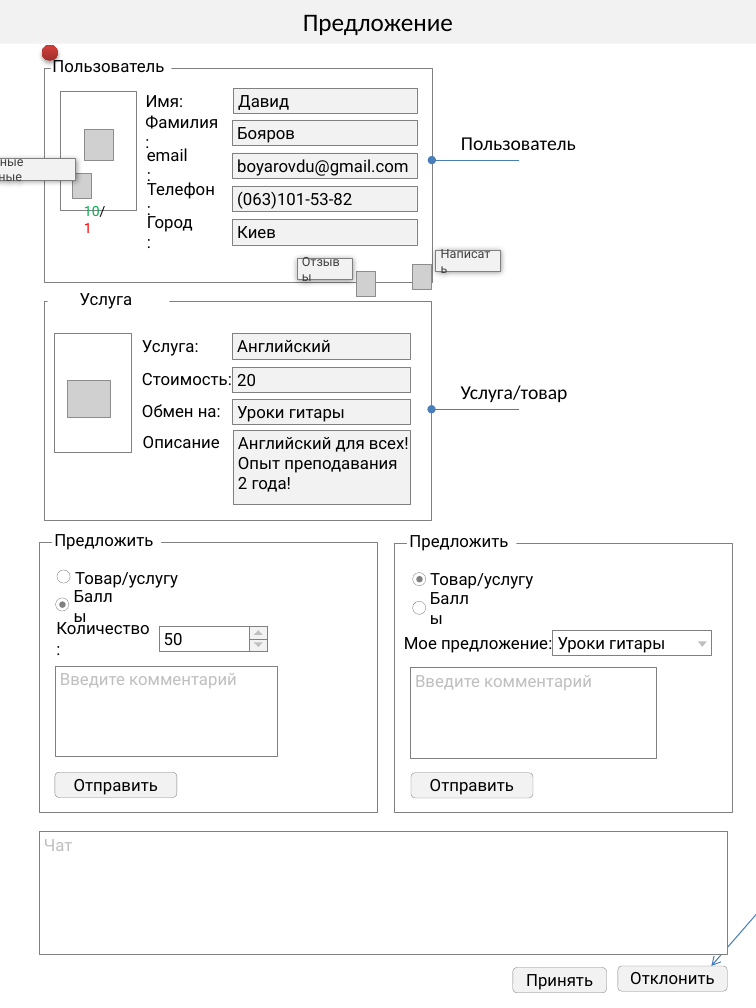
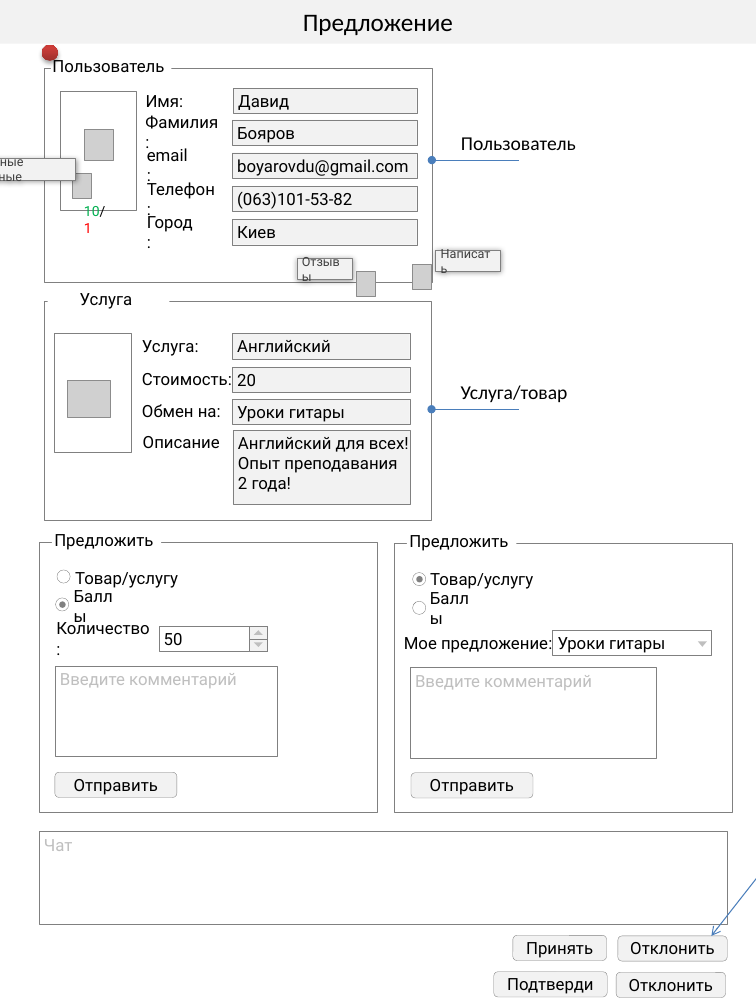
Before and after one commit to boyarovdu/Business, a slide deck: slide 6 of Презентация1.pptx. Drawn at 756x1008 pixels with LibreOffice and Linux fonts; fonts in the diff are those of the drawing; grey boxes stand for pictures; background and template pictures are left out. Boxes give left, top, right and bottom in pixels: in the first picture for what was removed or moved away, otherwise in the second. Text is boxed around its words. In the diff, an @@ line names an element or a change of style, - is before the commit and + after.

```diff
--- a/Презентация1.pptx
+++ b/Презентация1.pptx
@@ rectangle "Чат" resized from (x1=39, y1=832, x2=728, y2=954) to (x1=39, y1=832, x2=728, y2=924) @@
@@ arrow moved from (756, 820) - (712, 966) to (756, 825) - (712, 935) @@
@@ rounded rectangle "Принять" moved from (x1=513, y1=968, x2=607, y2=993) to (x1=513, y1=935, x2=607, y2=961) @@
@@ rounded rectangle "Отклонить" moved from (x1=618, y1=966, x2=728, y2=991) to (x1=618, y1=935, x2=728, y2=961) @@
@@ rounded rectangle added at (x1=494, y1=972, x2=607, y2=997), fill #F2F2F2, outline #808080 0.25 pt, 12 pt, text #000000 @@
+Подтверди
@@ rounded rectangle added at (x1=616, y1=973, x2=726, y2=998), fill #F2F2F2, outline #808080 0.25 pt, 12 pt, text #000000 @@
+Отклонить
```
Also in this commit, not shown: 5 other slides changed, 2 other files.
